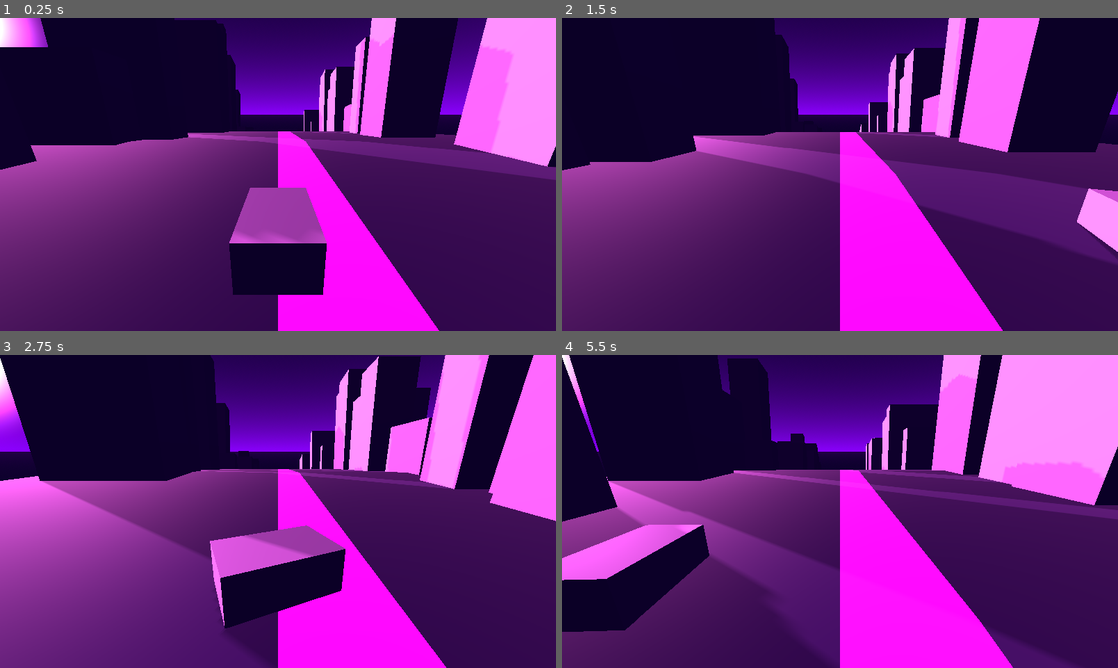
Above: before the commit, frames 1-4 (two rows, left to right).
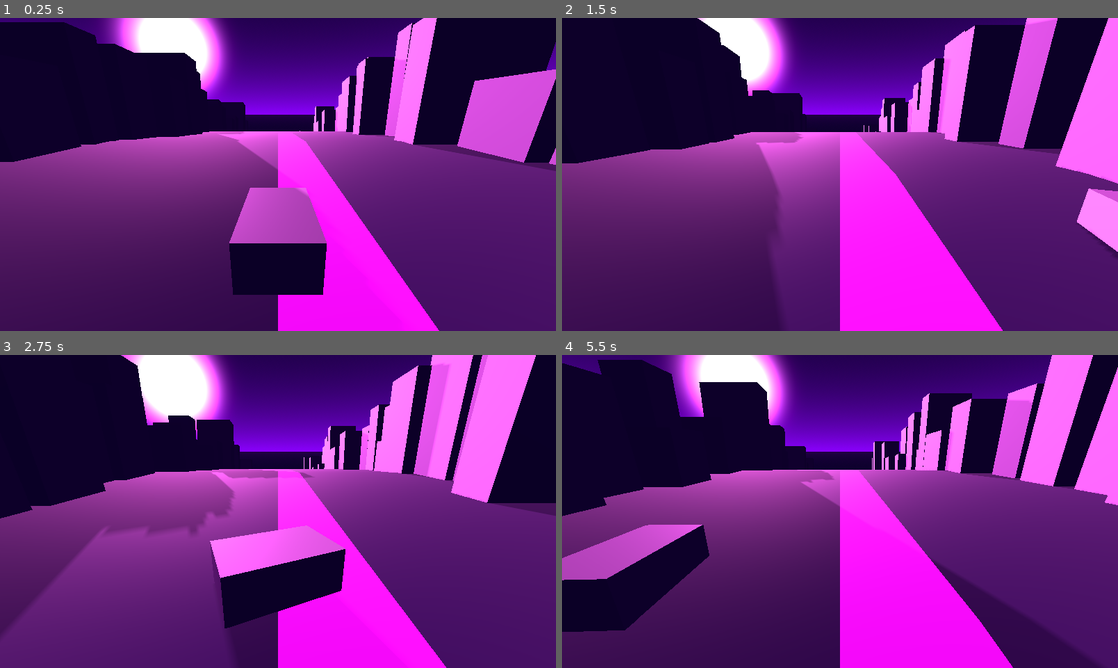
Above: after the commit, the same moments.

Repository: bjornarprytz/waves
Game: Godot game, scene res://main.tscn
The game is run twice, just before and just after one commit, with the same random seed, the same clock (stepped at 60 frames per second) and the same inputs.
Inputs:
- Up to frame 1 (0.25 s): no input
- Up to frame 2 (1.5 s): hold Right (ui_right) 0.53-1.28 s; hold Left (ui_left) from 1.28 s (still down)
- Up to frame 3 (2.75 s): release Left (ui_left) at 2.03 s; hold Right (ui_right) from 2.03 s (still down)
- Up to frame 4 (5.5 s): release Right (ui_right) at 3.53 s; hold Left (ui_left) from 3.53 s (still down)

The runs differ from the first frame. In frame 1, 40% of the frame differs, in the area x 0-100%, y 0-85%; in frame 2, 32%; in frame 3, 48%, in the area x 0-100%, y 0-100%; in frame 4, 42%.

Commit message:
more buildings

Diff:
--- a/src/building.gd
+++ b/src/building.gd
@@ -8,8 +8,8 @@
 	_randomize()
 
 func _randomize():
-	var height = randf_range(2.0, 20.0)
-	var width = randf_range(1.0, 5.0)
-	var length = randf_range(1.0, 3.0)
+	var height = randf_range(2.0, 10.0)
+	var width = randf_range(1.0, 4.0)
+	var length = randf_range(1.0, 2.0)
 
 	mesh.scale = Vector3(width, height, length)
--- a/src/building.tscn
+++ b/src/building.tscn
@@ -9,5 +9,4 @@
 
 [node name="Mesh" type="MeshInstance3D" parent="."]
 unique_name_in_owner = true
-cast_shadow = 1
 mesh = SubResource("BoxMesh_5j34s")
--- a/src/ground.gd
+++ b/src/ground.gd
@@ -31,30 +31,30 @@
 
 func _spawn_buildings():
 	for d in range(360):
-		# Spawn buildings on either side of the road
-		var bldg_instance = building_spawner.instantiate() as Building
-		var is_left = randi() % 2 == 0
-		var placement = 0.0
-		if is_left:
-			placement = randf_range(left_building_range.x, left_building_range.y)
-		else:
-			placement = randf_range(right_building_range.x, right_building_range.y)
+		for is_left in [true, false]:
+			# Spawn buildings on either side of the road
+			var bldg_instance = building_spawner.instantiate() as Building
+			var placement = 0.0
+			if is_left:
+				placement = randf_range(left_building_range.x, left_building_range.y)
+			else:
+				placement = randf_range(right_building_range.x, right_building_range.y)
 
-		var angle_rad = deg_to_rad(d)
-		var x = cos(angle_rad) * (self.mesh.top_radius)
-		var z = sin(angle_rad) * (self.mesh.top_radius)
-		var y = placement
-		add_child(bldg_instance)
-		bldg_instance.position = Vector3(x, y, z)
+			var angle_rad = deg_to_rad(d)
+			var x = cos(angle_rad) * (self.mesh.top_radius)
+			var z = sin(angle_rad) * (self.mesh.top_radius)
+			var y = placement
+			add_child(bldg_instance)
+			bldg_instance.position = Vector3(x, y, z)
 
-		# Rotate building to stand upright and face away from center
-		# The outward direction from center
-		var outward = Vector3(x, 0, z).normalized()
-		# Building's up should be the outward direction
-		# Building's forward should point along the wheel's tangent
-		var forward = Vector3.UP.cross(outward).normalized()
-		var right = outward.cross(forward).normalized()
+			# Rotate building to stand upright and face away from center
+			# The outward direction from center
+			var outward = Vector3(x, 0, z).normalized()
+			# Building's up should be the outward direction
+			# Building's forward should point along the wheel's tangent
+			var forward = Vector3.UP.cross(outward).normalized()
+			var right = outward.cross(forward).normalized()
 
-		# Create basis: X=right, Y=up(outward), Z=-forward
-		var b = Basis(right, outward, -forward)
-		bldg_instance.basis = b
+			# Create basis: X=right, Y=up(outward), Z=-forward
+			var b = Basis(right, outward, -forward)
+			bldg_instance.basis = b
--- a/src/main.tscn
+++ b/src/main.tscn
@@ -40,7 +40,7 @@
 [node name="CanvasLayer" type="CanvasLayer" parent="."]
 
 [node name="Sun" type="DirectionalLight3D" parent="."]
-transform = Transform3D(-0.5608557, 0.20317739, -0.8025957, -2.1454326e-08, 0.96941966, 0.24540895, 0.8279136, 0.13763902, -0.5437045, 0, 0, -66.45788)
+transform = Transform3D(-0.9134531, 0.09986766, -0.3944995, -3.128903e-08, 0.9694197, 0.24540894, 0.40694404, 0.22416957, -0.8855195, 0, 0, -66.45788)
 light_color = Color(1, 0.4, 0.9, 1)
 light_energy = 7.642
 shadow_enabled = true
